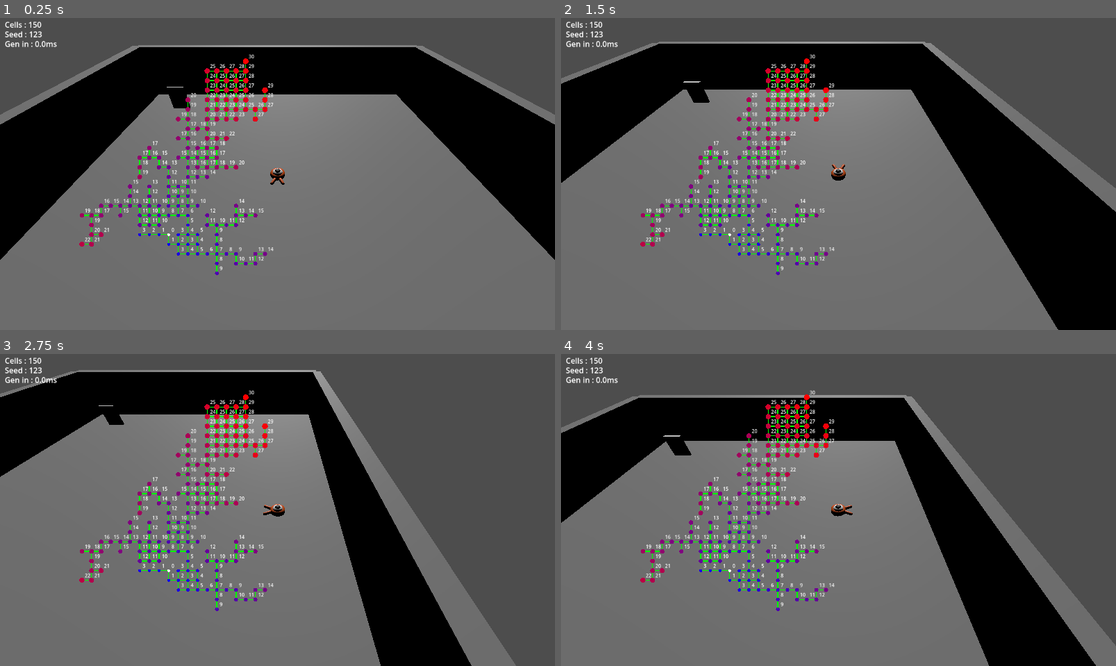
Above: before the commit, frames 1-4 (two rows, left to right).
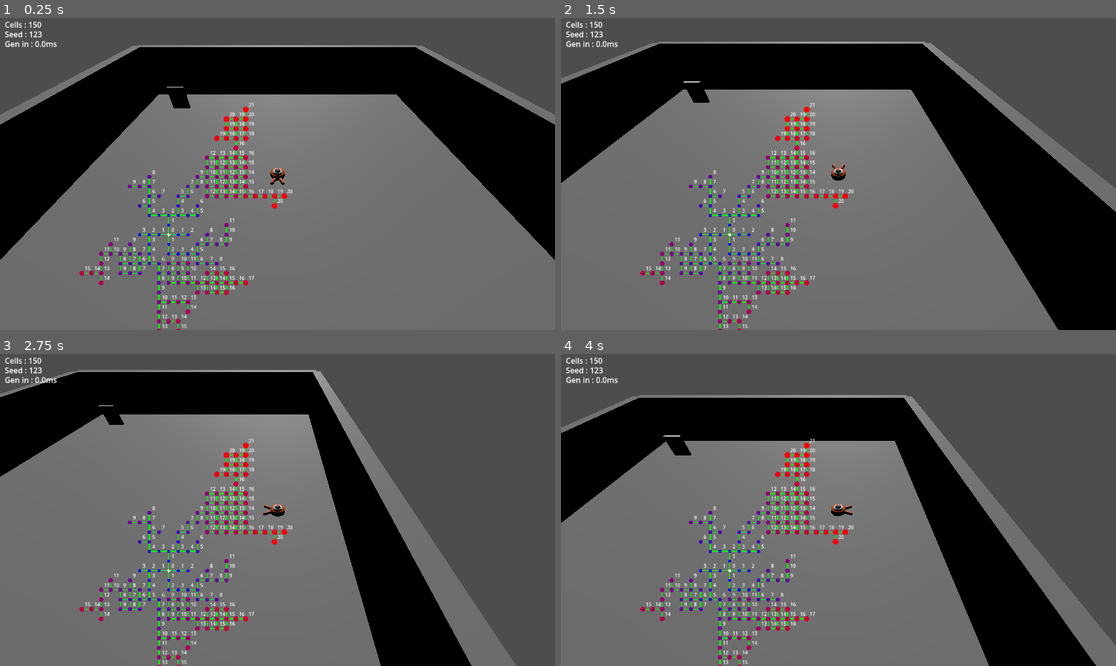
Above: after the commit, the same moments.

Repository: LeFodeurCou/Godot-Lab
Game: Godot game, scene res://World/Static/World000001.tscn
Two runs of this game, one before a commit and one after it. Both use one fixed random seed, a clock stepped at 60 frames per second and the inputs below. This scene is started directly instead of the project's main scene.
Inputs:
- Up to frame 1 (0.25 s): no input
- Up to frame 2 (1.5 s): tap Enter at 0.5 s; hold D (move_right) 0.53-1.28 s; tap Space (jump) at 0.77 s; hold S (move_back) from 1.28 s (still down)
- Up to frame 3 (2.75 s): tap Space (jump) at 1.52 s; release S (move_back) at 2.03 s; hold D (move_right) from 2.03 s (still down)
- Up to frame 4 (4 s): release D (move_right) at 2.78 s; hold W (move_forward) 2.78-3.53 s; tap Space (jump) at 3.02, 3.77 s; hold A (move_left) from 3.53 s (still down)

The runs differ from the first frame. In frame 1, 4.6% of the frame differs, in the area x 14-53%, y 11-100%; in frame 2, 4.6%; in frame 3, 4.6%; in frame 4, 4.6%.

Commit message:
Removed romm distribution by heat, can't work because heat is computed on the second phase ... Did some fix / opti again

Diff:
--- a/Behaviour/ProceduralGeneration/Model/ProceduralGeneratorConfig.gd
+++ b/Behaviour/ProceduralGeneration/Model/ProceduralGeneratorConfig.gd
@@ -19,24 +19,21 @@
 var directionMomentum: float = 0.3
 # We need to start by greater rooms first
 # to avoid erasing smallest one after they was generated
-# size: [coefficient, maxNumber, threshold, heatMin]
+# size: [coefficient, maxNumber, threshold]
 # coefficient : chances rooms can appear during generation
 # maxNumber : room limit in one generation
 # threshold : rooms can't appear before a threshold based on the graph build progression
 # -> can quickly hard limit rooms on smaller cellNumber
-# heatMin : a heat ration when rooms can start to appear
 var roomCoefficient: Dictionary = {
 	5: [
 		1,
 		1,
-		0.79,
 		0.8,
 	],
 	3: [
 		0.3,
 		4,
-		0.05,
-		0.1,
+		0.3,
 	],
 } # 0.05 of cells can become a room candidate
 var roomSizes: Array = PackedInt32Array()
--- a/Behaviour/ProceduralGeneration/ProceduralGenerator.gd
+++ b/Behaviour/ProceduralGeneration/ProceduralGenerator.gd
@@ -21,8 +21,6 @@
 var dirNoise := FastNoiseLite.new()
 # Perlin noise
 var biomeNoise := FastNoiseLite.new()
-# heat distribution
-var expectedMaxHeat: float
 
 var config: ProceduralGeneratorConfig
 # Values from config
@@ -130,8 +128,6 @@
 	# Perlin noise setup
 	biomeNoise.seed = rng.randi(0, 2147483647)
 	biomeNoise.frequency = 0.02
-	# maxHeat approximation
-	expectedMaxHeat = sqrt(cellNumber) * 2
 
 func create() -> void:
 	# First SoA Cell
@@ -148,7 +144,7 @@
 	while cellCount < cellNumber and frontier.size() > 0:
 		graphBuildProgression = float(cellCount) / float(cellNumber)
 		var frontierSize = frontier.size()
-		#Branch Depth Bias
+		# Branch Depth Bias
 		var r = rng.randf()
 		if r < 0.6:
 			# Take the last frontier cell
@@ -177,11 +173,9 @@
 		if cellCount + size * size > cellNumber:
 			continue
 		var roomConfig = roomCoefficient[size]
-		var biome = (biomeNoise.get_noise_2d(cx, cy) + 1.0) *0.5
-		var heatRatio = float(cellHeat[cellIndex] + 1) / expectedMaxHeat
-		var heatMin = roomConfig[3] * biome
+		var biome = (biomeNoise.get_noise_2d(cx, cy) + 1.0) * 0.5
 		var threshold = roomConfig[2] * biome
-		if graphBuildProgression <= threshold or heatMin <= heatRatio:
+		if graphBuildProgression <= threshold:
 			continue
 		var maxRooms = roomConfig[1]
 		if roomCounts[size] >= maxRooms:
@@ -231,7 +225,8 @@
 				cellKey[cellIndex] = gridKey
 				cellCount += 1
 				if abs(x) == half or abs(y) == half:
-					frontier.append(cellIndex)
+					if cellIndex not in frontier:
+						frontier.append(cellIndex)
 			# Connect internal neighbors
 			for dir in 4:
 				var px = nx + DX[dir]
@@ -266,6 +261,8 @@
 		for ndir in 4:
 			if grid.has(gridKey + KEY_DIR[ndir]):
 				neighborCount += 1
+				if neighborCount > 1:
+					break
 		if isStrictMaze and neighborCount > 1:
 			continue
 		var px = cx + DX[dir]
